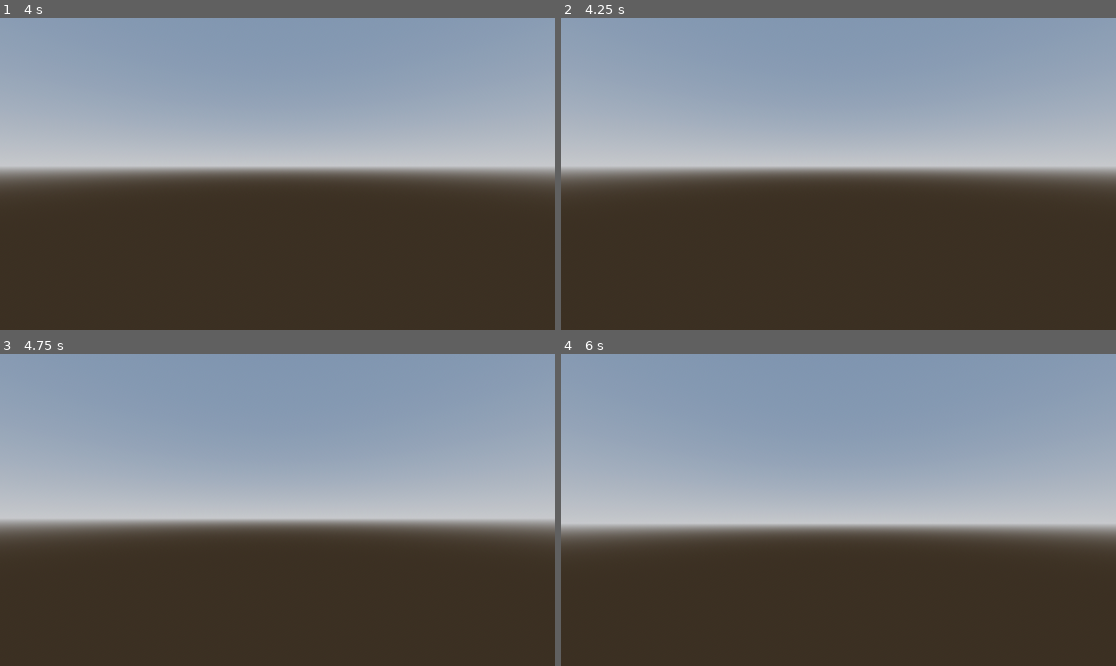
Above: before the commit, frames 1-4 (two rows, left to right).
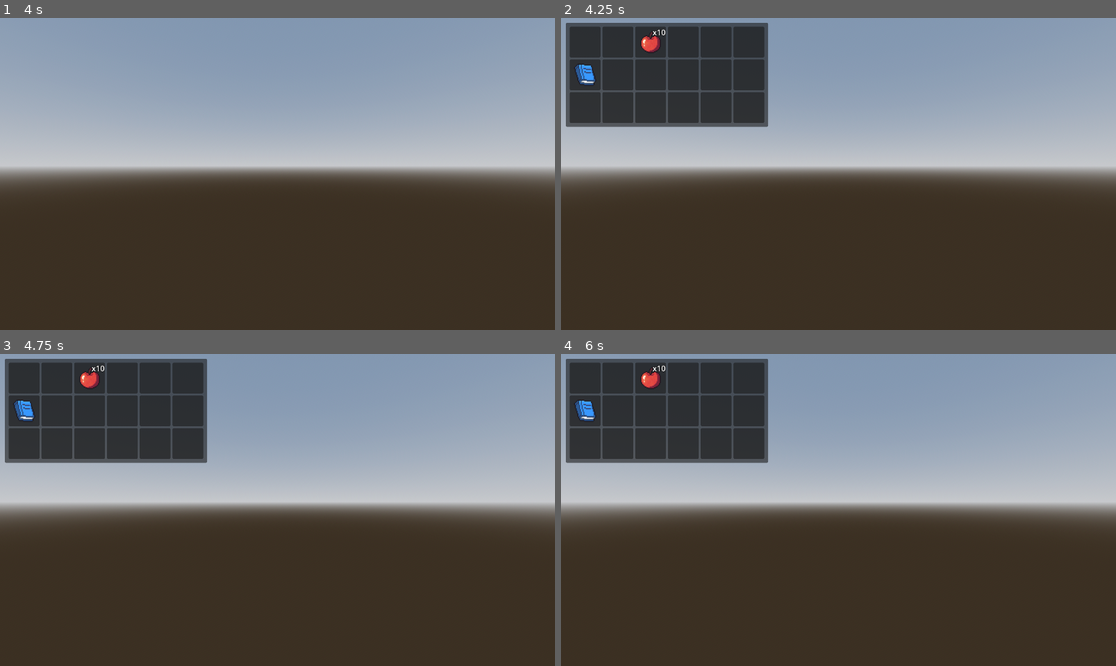
Above: after the commit, the same moments.

Repository: radagon828/GodotFourRepository
Game: Godot game, scene res://main.tscn
The game is run twice, just before and just after one commit, with the same random seed, the same clock (stepped at 60 frames per second) and the same inputs.
Inputs (mouse positions are in pixels of both pictures, inside the frame that each line leads up to):
- Up to frame 1 (4 s): tap Enter (ui_accept) at 0.5, 0.77, 1.52, 2.75, 3.02, 3.5, 3.77 s; move the mouse to (305, 174) at 0.52 s; hold W (forward) from 0.53 s (still down); click (305, 174) at 0.67 s; move the mouse to (249, 174) at 1.27 s; click (249, 174) at 1.42 s; move the mouse to (288, 167) at 2.02 s; click (288, 167) at 2.17 s; move the mouse to (271, 180) at 2.77 s; click (271, 180) at 2.92 s; move the mouse to (316, 177) at 3.52 s; click (316, 177) at 3.67 s
- Up to frame 2 (4.25 s): keep holding W (forward); tap Tab (inventory, bound only after the commit) at 4.15 s
- Up to frame 3 (4.75 s): keep holding W (forward); move the mouse to (233, 506) at 4.27 s; click (233, 506) at 4.42 s; tap Enter (ui_accept) at 4.52 s
- Up to frame 4 (6 s): tap Enter (ui_accept) at 5, 5.75 s; move the mouse to (844, 510) at 5.02 s; click (844, 510) at 5.17 s; move the mouse to (816, 503) at 5.77 s; release W (forward) at 5.78 s; hold D (right) from 5.78 s (still down); click (816, 503) at 5.92 s

Frame 1 is identical in both runs. In frame 2, 12% of the frame differs, in the area x 0-38%, y 1-35%; in frame 3, 22%; in frame 4, 23%, in the area x 0-100%, y 1-62%.

Commit message:
lightening fast inventory tutorial stuff added

Diff:
--- /dev/null
+++ b/RPG INVENTORY/inventory/Inventory_Interface.gd
@@ -0,0 +1,11 @@
+extends Control
+
+@onready var player_inventory = $PlayerInventory
+
+func set_player_inventory_data(inventory_data: InventoryData) -> void:
+	inventory_data.inventory_interact.connect(on_inventory_interact)
+	player_inventory.set_inventory_data(inventory_data)
+
+func on_inventory_interact(inventory_data: InventoryData,
+		index: int, button: int) -> void:
+	print("%s %s %s" % [inventory_data, index, button])
--- /dev/null
+++ b/RPG INVENTORY/inventory/inventory.gd
@@ -0,0 +1,21 @@
+extends PanelContainer
+
+const Slot = preload("res://inventory/slot.tscn")
+
+@onready var item_grid = $MarginContainer/ItemGrid
+
+func set_inventory_data(inventory_data: InventoryData) -> void:
+	populate_item_grid(inventory_data)
+
+func populate_item_grid(inventory_data: InventoryData) -> void:
+	for child in item_grid.get_children():
+		child.queue_free()
+
+	for slot_data in inventory_data.slot_datas:
+		var slot = Slot.instantiate()
+		item_grid.add_child(slot)
+
+		slot.slot_clicked.connect(inventory_data.on_slot_clicked)
+
+		if slot_data:
+			slot.set_slot_data(slot_data)
--- /dev/null
+++ b/RPG INVENTORY/inventory/inventory.tscn
@@ -0,0 +1,19 @@
+[gd_scene load_steps=2 format=3 uid="uid://cxbpfhjck3eqr"]
+
+[ext_resource type="Script" path="res://inventory/inventory.gd" id="1_neaym"]
+
+[node name="Inventory" type="PanelContainer"]
+offset_right = 40.0
+offset_bottom = 40.0
+script = ExtResource("1_neaym")
+
+[node name="MarginContainer" type="MarginContainer" parent="."]
+layout_mode = 2
+theme_override_constants/margin_left = 8
+theme_override_constants/margin_top = 8
+theme_override_constants/margin_right = 8
+theme_override_constants/margin_bottom = 8
+
+[node name="ItemGrid" type="GridContainer" parent="MarginContainer"]
+layout_mode = 2
+columns = 6
--- a/RPG INVENTORY/inventory/inventory_data.gd
+++ b/RPG INVENTORY/inventory/inventory_data.gd
@@ -1,4 +1,10 @@
 extends Resource
 class_name InventoryData
 
+signal inventory_interact(inventory_data: InventoryData, index: int, button: int)
+
 @export var slot_datas: Array[SlotData]
+
+func on_slot_clicked(index: int, button: int) -> void:
+	inventory_interact.emit(self, index, button)
+	print("inventory_interact")
--- /dev/null
+++ b/RPG INVENTORY/inventory/slot.gd
@@ -0,0 +1,24 @@
+extends PanelContainer
+
+signal slot_clicked(index: int, button: int)
+
+@onready var texture_rect = $MarginContainer/TextureRect
+@onready var quantity_label = $QuantityLabel
+
+func set_slot_data(slot_data: SlotData) -> void:
+	var item_data = slot_data.item_data
+	texture_rect.texture = item_data.texture
+	tooltip_text = "%s\n%s" % [item_data.name, item_data.description]
+
+	if slot_data.quantity > 1:
+		quantity_label.text = "x%s" % slot_data.quantity
+		quantity_label.show()
+
+func _on_gui_input(event):
+	if event is InputEventMouseButton \
+			and (event.button_index == MOUSE_BUTTON_LEFT \
+			or event.button_index == MOUSE_BUTTON_RIGHT) \
+			and event.is_pressed():
+		#nodes order in scene tree branch is what the getindex() does,
+		#returns the slot number more or less
+		slot_clicked.emit(get_index(), event.button_index)
--- /dev/null
+++ b/RPG INVENTORY/inventory/slot.tscn
@@ -0,0 +1,33 @@
+[gd_scene load_steps=2 format=3 uid="uid://dthlgnmloe0qc"]
+
+[ext_resource type="Script" path="res://inventory/slot.gd" id="1_7wqqh"]
+
+[node name="Slot" type="PanelContainer"]
+custom_minimum_size = Vector2(64, 64)
+offset_right = 40.0
+offset_bottom = 40.0
+script = ExtResource("1_7wqqh")
+
+[node name="MarginContainer" type="MarginContainer" parent="."]
+layout_mode = 2
+theme_override_constants/margin_left = 4
+theme_override_constants/margin_top = 4
+theme_override_constants/margin_right = 4
+theme_override_constants/margin_bottom = 4
+
+[node name="TextureRect" type="TextureRect" parent="MarginContainer"]
+layout_mode = 2
+expand_mode = 1
+stretch_mode = 5
+
+[node name="QuantityLabel" type="Label" parent="."]
+visible = false
+layout_mode = 2
+size_flags_horizontal = 8
+size_flags_vertical = 0
+theme_override_colors/font_outline_color = Color(0, 0, 0, 1)
+theme_override_constants/outline_size = 3
+text = "x99
+"
+
+[connection signal="gui_input" from="." to="." method="_on_gui_input"]
--- a/RPG INVENTORY/inventory/slot_data.gd
+++ b/RPG INVENTORY/inventory/slot_data.gd
@@ -4,4 +4,10 @@
 const MAX_STACK_SIZE: int = 99
 
 @export var item_data: ItemData
-@export_range(1, MAX_STACK_SIZE) var quantity: int = 1
+@export_range(1, MAX_STACK_SIZE) var quantity: int = 1: set = set_quantity
+
+func set_quantity(value: int) -> void:
+	quantity = value
+	if quantity > 1 and not item_data.stackable:
+		quantity = 1
+		push_error("%s is not stackable, setting quantity to 1" % item_data.name)
--- /dev/null
+++ b/RPG INVENTORY/item/ITEMS/apple.tres
@@ -0,0 +1,15 @@
+[gd_resource type="Resource" script_class="ItemData" load_steps=4 format=3 uid="uid://dl5y7rmw3tgt3"]
+
+[ext_resource type="Script" path="res://item/item_data.gd" id="1_r7d0w"]
+[ext_resource type="Texture2D" uid="uid://bmwtrlrw7u3i4" path="res://item/#1 - Transparent Icons.png" id="2_3jm1a"]
+
+[sub_resource type="AtlasTexture" id="AtlasTexture_clfgh"]
+atlas = ExtResource("2_3jm1a")
+region = Rect2(0, 448, 32, 32)
+
+[resource]
+script = ExtResource("1_r7d0w")
+name = "Apple"
+description = "A tasty apple"
+stackable = true
+texture = SubResource("AtlasTexture_clfgh")
--- /dev/null
+++ b/RPG INVENTORY/item/ITEMS/blue_book.tres
@@ -0,0 +1,11 @@
+[gd_resource type="Resource" script_class="ItemData" load_steps=3 format=3 uid="uid://2iov17ajxdty"]
+
+[ext_resource type="Script" path="res://item/item_data.gd" id="1_cvgvy"]
+[ext_resource type="Texture2D" uid="uid://btrdov8am1n58" path="res://item/item_atlas.tres" id="2_4ahnt"]
+
+[resource]
+script = ExtResource("1_cvgvy")
+name = "blue_book"
+description = "Good reading"
+stackable = false
+texture = ExtResource("2_4ahnt")
--- /dev/null
+++ b/RPG INVENTORY/item/item_atlas.tres
@@ -0,0 +1,7 @@
+[gd_resource type="AtlasTexture" load_steps=2 format=3 uid="uid://btrdov8am1n58"]
+
+[ext_resource type="Texture2D" uid="uid://bmwtrlrw7u3i4" path="res://item/#1 - Transparent Icons.png" id="1_x5mnq"]
+
+[resource]
+atlas = ExtResource("1_x5mnq")
+region = Rect2(0, 416, 32, 32)
--- /dev/null
+++ b/RPG INVENTORY/main.gd
@@ -0,0 +1,16 @@
+extends Node
+
+@onready var player = $Player
+@onready var inventory_interface = $UI/InventoryInterface
+
+func _ready() -> void:
+	player.toggle_inventory.connect(toggle_inventory_interface)
+	inventory_interface.set_player_inventory_data(player.inventory_data)
+
+func toggle_inventory_interface() -> void:
+	inventory_interface.visible = not inventory_interface.visible
+
+	if inventory_interface.visible:
+		Input.mouse_mode = Input.MOUSE_MODE_VISIBLE
+	else:
+		Input.mouse_mode = Input.MOUSE_MODE_CAPTURED
--- a/RPG INVENTORY/main.tscn
+++ b/RPG INVENTORY/main.tscn
@@ -1,6 +1,9 @@
-[gd_scene load_steps=7 format=3 uid="uid://d0561d16vchwe"]
+[gd_scene load_steps=10 format=3 uid="uid://d0561d16vchwe"]
 
+[ext_resource type="Script" path="res://main.gd" id="1_apn17"]
 [ext_resource type="PackedScene" uid="uid://ccv8nbp4mdxck" path="res://player.tscn" id="1_f1487"]
+[ext_resource type="PackedScene" uid="uid://cxbpfhjck3eqr" path="res://inventory/inventory.tscn" id="2_udgs2"]
+[ext_resource type="Script" path="res://inventory/Inventory_Interface.gd" id="3_eq1ao"]
 
 [sub_resource type="ProceduralSkyMaterial" id="ProceduralSkyMaterial_ygfsq"]
 sky_horizon_color = Color(0.64625, 0.65575, 0.67075, 1)
@@ -22,6 +25,7 @@
 data = PackedVector3Array(10, 0, 10, -10, 0, 10, 10, 0, -10, -10, 0, 10, -10, 0, -10, 10, 0, -10)
 
 [node name="Main" type="Node"]
+script = ExtResource("1_apn17")
 
 [node name="WorldEnvironment" type="WorldEnvironment" parent="."]
 environment = SubResource("Environment_67tpk")
@@ -39,3 +43,22 @@
 shape = SubResource("ConcavePolygonShape3D_3w6qj")
 
 [node name="Player" parent="." instance=ExtResource("1_f1487")]
+
+[node name="UI" type="CanvasLayer" parent="."]
+
+[node name="InventoryInterface" type="Control" parent="UI"]
+visible = false
+layout_mode = 3
+anchors_preset = 15
+anchor_right = 1.0
+anchor_bottom = 1.0
+grow_horizontal = 2
+grow_vertical = 2
+script = ExtResource("3_eq1ao")
+
+[node name="PlayerInventory" parent="UI/InventoryInterface" instance=ExtResource("2_udgs2")]
+layout_mode = 0
+offset_left = 10.0
+offset_top = 10.0
+offset_right = 50.0
+offset_bottom = 50.0
--- a/RPG INVENTORY/player.gd
+++ b/RPG INVENTORY/player.gd
@@ -1,10 +1,14 @@
 extends CharacterBody3D
+
+@export var inventory_data: InventoryData
 
 const SPEED = 5.0
 const JUMP_VELOCITY = 4.5
 
 # Get the gravity from the project settings to be synced with RigidBody nodes.
 var gravity: float = ProjectSettings.get_setting("physics/3d/default_gravity")
+
+signal toggle_inventory
 
 @onready var camera: Camera3D = $Camera3D
 
@@ -21,6 +25,8 @@
 	if Input.is_action_just_pressed("ui_cancel"):
 		get_tree().quit()
 
+	if Input.is_action_just_pressed("inventory"):
+		toggle_inventory.emit()
 
 func _physics_process(delta: float) -> void:
 	# Add the gravity.
--- a/RPG INVENTORY/player.tscn
+++ b/RPG INVENTORY/player.tscn
@@ -1,6 +1,7 @@
-[gd_scene load_steps=4 format=3 uid="uid://ccv8nbp4mdxck"]
+[gd_scene load_steps=5 format=3 uid="uid://ccv8nbp4mdxck"]
 
 [ext_resource type="Script" path="res://player.gd" id="1_1aukm"]
+[ext_resource type="Resource" uid="uid://2ujfqsogv88g" path="res://test_inve.tres" id="2_b4yi3"]
 
 [sub_resource type="CapsuleMesh" id="CapsuleMesh_5p7hn"]
 
@@ -8,6 +9,7 @@
 
 [node name="Player" type="CharacterBody3D"]
 script = ExtResource("1_1aukm")
+inventory_data = ExtResource("2_b4yi3")
 
 [node name="MeshInstance3D" type="MeshInstance3D" parent="."]
 transform = Transform3D(1, 0, 0, 0, 1, 0, 0, 0, 1, 0, 1, 0)
--- a/RPG INVENTORY/project.godot
+++ b/RPG INVENTORY/project.godot
@@ -37,3 +37,8 @@
 "events": [Object(InputEventKey,"resource_local_to_scene":false,"resource_name":"","device":-1,"window_id":0,"alt_pressed":false,"shift_pressed":false,"ctrl_pressed":false,"meta_pressed":false,"pressed":false,"keycode":0,"physical_keycode":68,"key_label":0,"unicode":100,"echo":false,"script":null)
 ]
 }
+inventory={
+"deadzone": 0.5,
+"events": [Object(InputEventKey,"resource_local_to_scene":false,"resource_name":"","device":-1,"window_id":0,"alt_pressed":false,"shift_pressed":false,"ctrl_pressed":false,"meta_pressed":false,"pressed":false,"keycode":0,"physical_keycode":4194306,"key_label":0,"unicode":0,"echo":false,"script":null)
+]
+}
--- /dev/null
+++ b/RPG INVENTORY/test_inve.tres
@@ -0,0 +1,20 @@
+[gd_resource type="Resource" script_class="InventoryData" load_steps=7 format=3 uid="uid://2ujfqsogv88g"]
+
+[ext_resource type="Script" path="res://inventory/inventory_data.gd" id="1_gvfbb"]
+[ext_resource type="Resource" uid="uid://dl5y7rmw3tgt3" path="res://item/ITEMS/apple.tres" id="2_ueb31"]
+[ext_resource type="Script" path="res://inventory/slot_data.gd" id="3_2jh14"]
+[ext_resource type="Resource" uid="uid://2iov17ajxdty" path="res://item/ITEMS/blue_book.tres" id="4_wk6mn"]
+
+[sub_resource type="Resource" id="Resource_tg0sh"]
+script = ExtResource("3_2jh14")
+item_data = ExtResource("2_ueb31")
+quantity = 10
+
+[sub_resource type="Resource" id="Resource_ee85m"]
+script = ExtResource("3_2jh14")
+item_data = ExtResource("4_wk6mn")
+quantity = 1
+
+[resource]
+script = ExtResource("1_gvfbb")
+slot_datas = Array[ExtResource("3_2jh14")]([null, null, SubResource("Resource_tg0sh"), null, null, null, SubResource("Resource_ee85m"), null, null, null, null, null, null, null, null, null, null, null])
